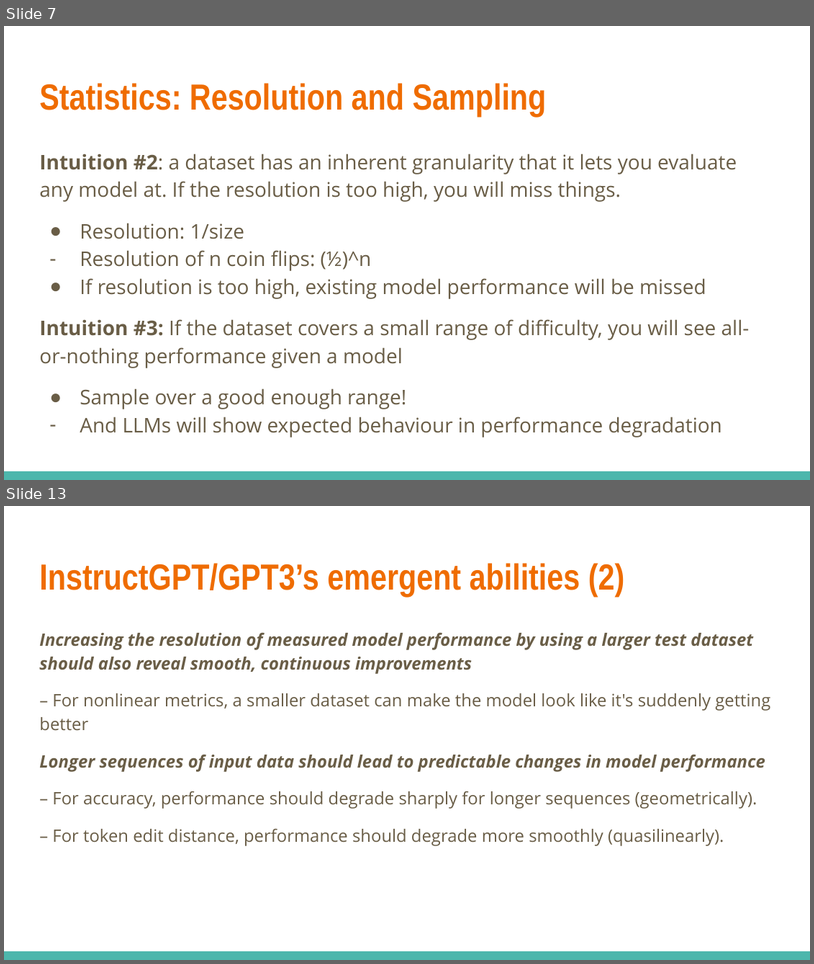
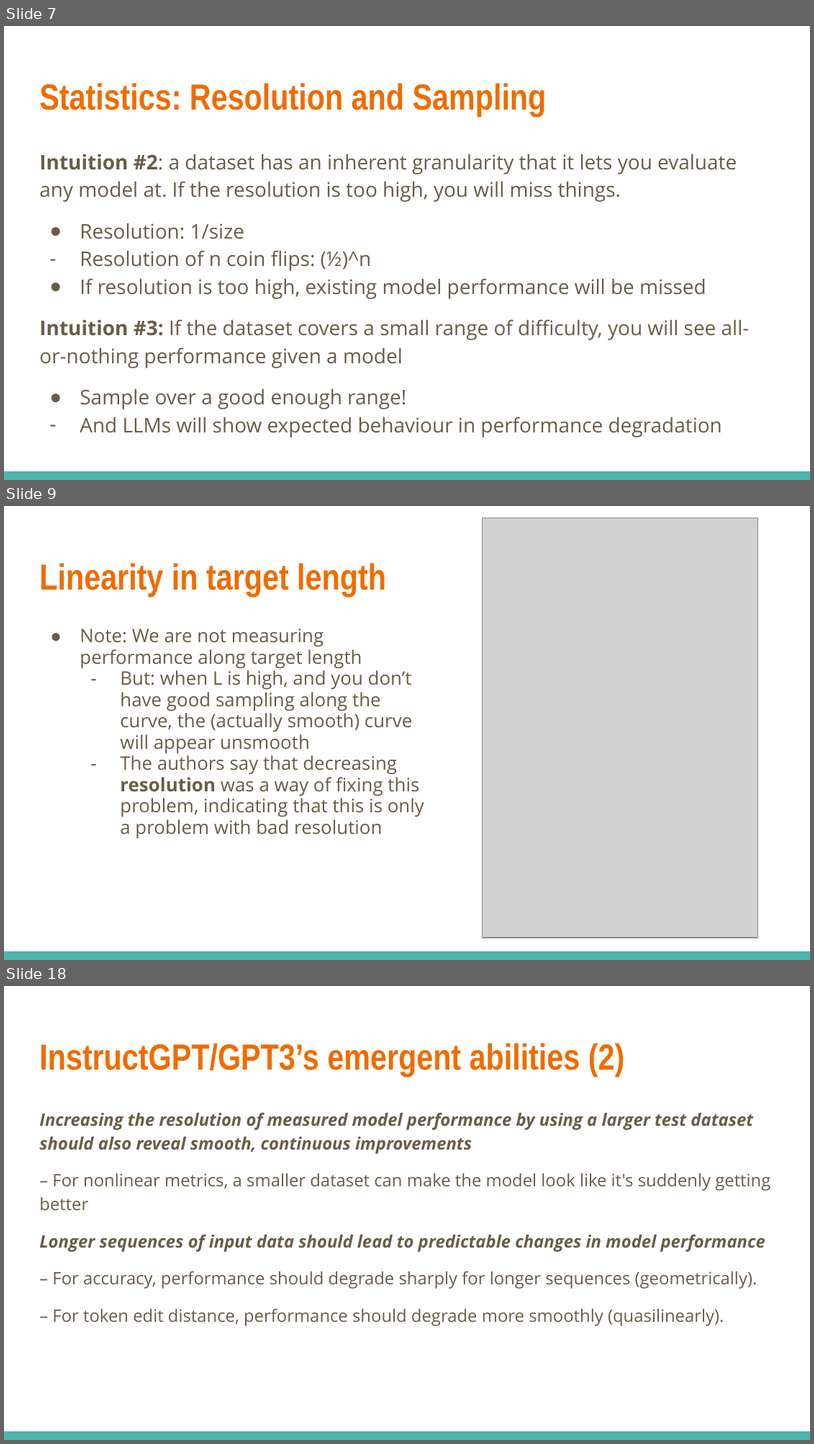
Before and after one commit to JHU-CLSP/csci-601-771-self-supervised-models, a slide deck: fa2024/files/presentations/9-19-EmergentAbility-Zhong-Bafna.pptx. Shown one above the other, each under a label of ours: slides 7 and 13 before the commit, slides 7, 9 and 18 after it; the slides between them are not shown. The pictures are 814x964 and 814x1444 pixels, drawn with LibreOffice and Linux fonts; fonts in the diff are those of the drawing; grey boxes stand for pictures. Boxes give left, top, right and bottom in pixels: in the first picture for what was removed or moved away, otherwise in the second. Text is boxed around its words. In the diff, an @@ line names an element or a change of style, - is before the commit and + after.

Commit message:
Update slides 9/19

```diff
--- a/fa2024/files/presentations/9-19-EmergentAbility-Zhong-Bafna.pptx
+++ b/fa2024/files/presentations/9-19-EmergentAbility-Zhong-Bafna.pptx
@@ slide 9 added at [4, 506, 810, 960], background #FFFFFF; not listed: 1 template element that a slide beside it also shows @@
@@ picture added at [483, 518, 759, 937] @@
@@ title added at [39, 563, 386, 597], 32.4 pt, text #EF6C00, bold @@
+Linearity in target length
@@ text added at [80, 628, 424, 839], 16.6 pt, text #695D46 @@
+● Note: We are not measuring performance along target length
+– But: when L is high, and you don’t have good sampling along the curve, the (actually smooth) curve will appear unsmooth
+– The authors say that decreasing resolution was a way of fixing this problem, indicating that this is only a problem with bad resolution
@@ what was slide 13 is now slide 18 @@
```
Also in this commit, not shown: 13 slides changed, 17 other slides added, 5 slides removed, 1 other file.
